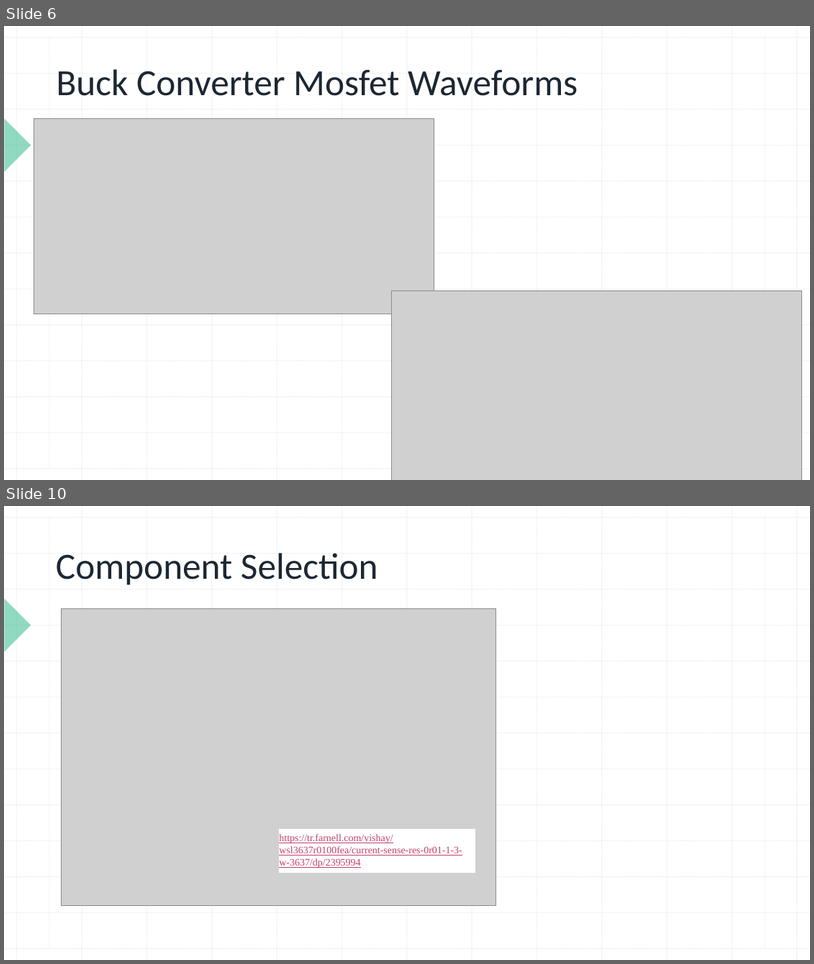
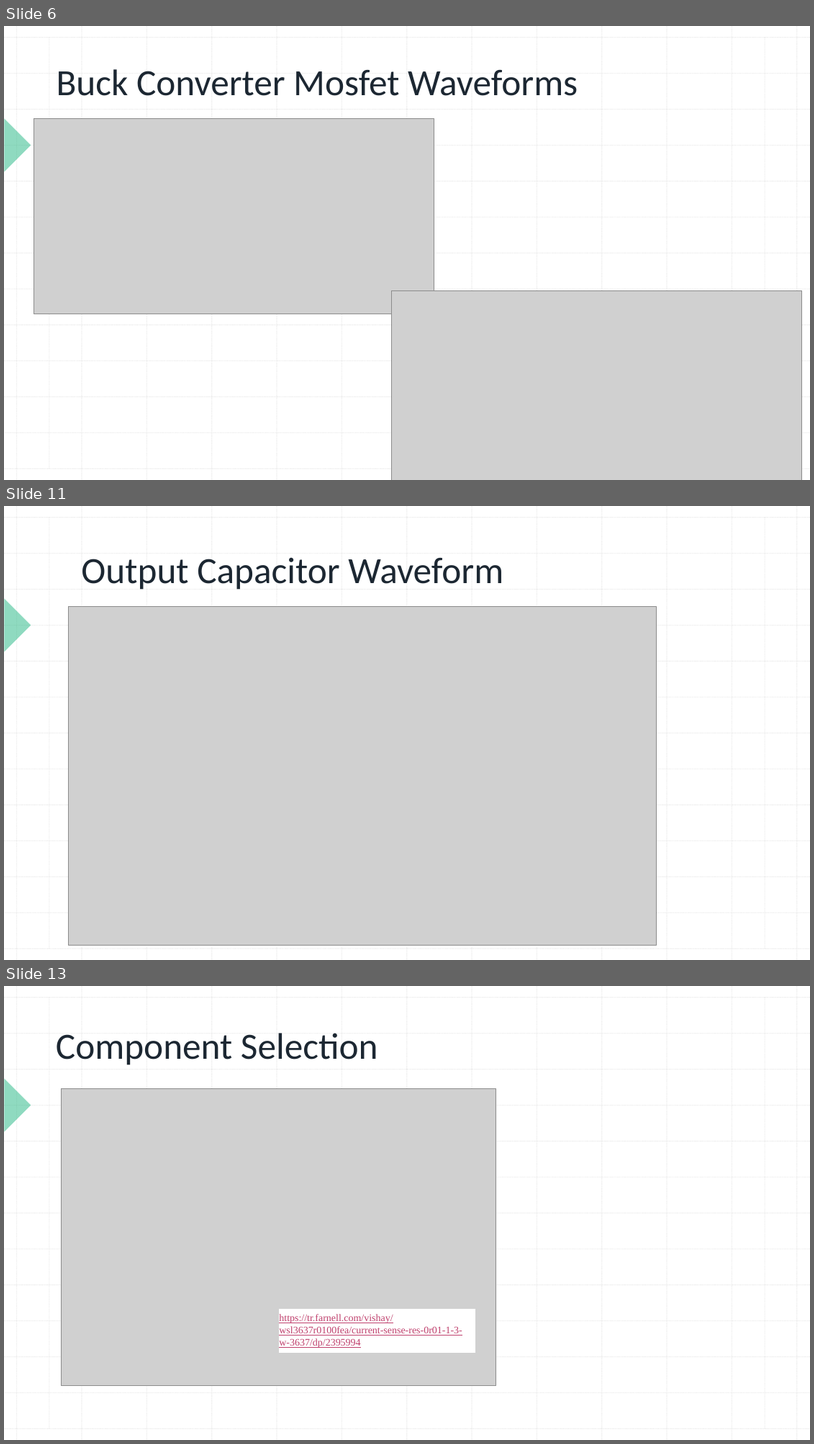
Before and after one commit to ozgurselenozge/EE463-Hardware-Project, a slide deck: Term Project/463 Project Presentation.pptx. Shown one above the other, each under a label of ours: slides 6 and 10 before the commit, slides 6, 11 and 13 after it; the slides between them are not shown. The pictures are 814x964 and 814x1444 pixels, drawn with LibreOffice and Linux fonts; fonts in the diff are those of the drawing; grey boxes stand for pictures. Boxes give left, top, right and bottom in pixels: in the first picture for what was removed or moved away, otherwise in the second. Text is boxed around its words. In the diff, an @@ line names an element or a change of style, - is before the commit and + after.

Commit message:
Presentation, waveforms added
Component waveforms added.

```diff
--- a/Term Project/463 Project Presentation.pptx
+++ b/Term Project/463 Project Presentation.pptx
@@ slide 11 added at (4, 506, 810, 960), background #FFFFFF; not listed: 29 template elements that a slide beside it also shows @@
@@ title added at (81, 557, 504, 590), 44 pt, text #1C2732 @@
+Output Capacitor Waveform
@@ picture added at (68, 606, 657, 945) @@
@@ what was slide 10 is now slide 13 @@
```
Also in this commit, not shown: 4 slides changed, 3 other slides added.
